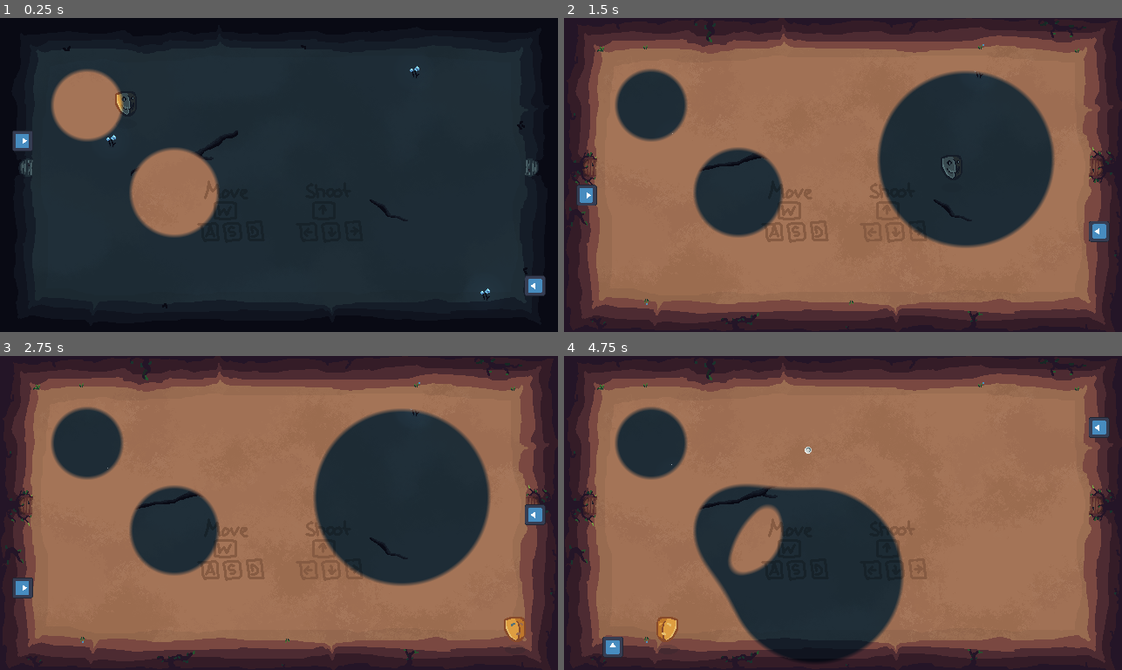
Above: before the commit, frames 1-4 (two rows, left to right).
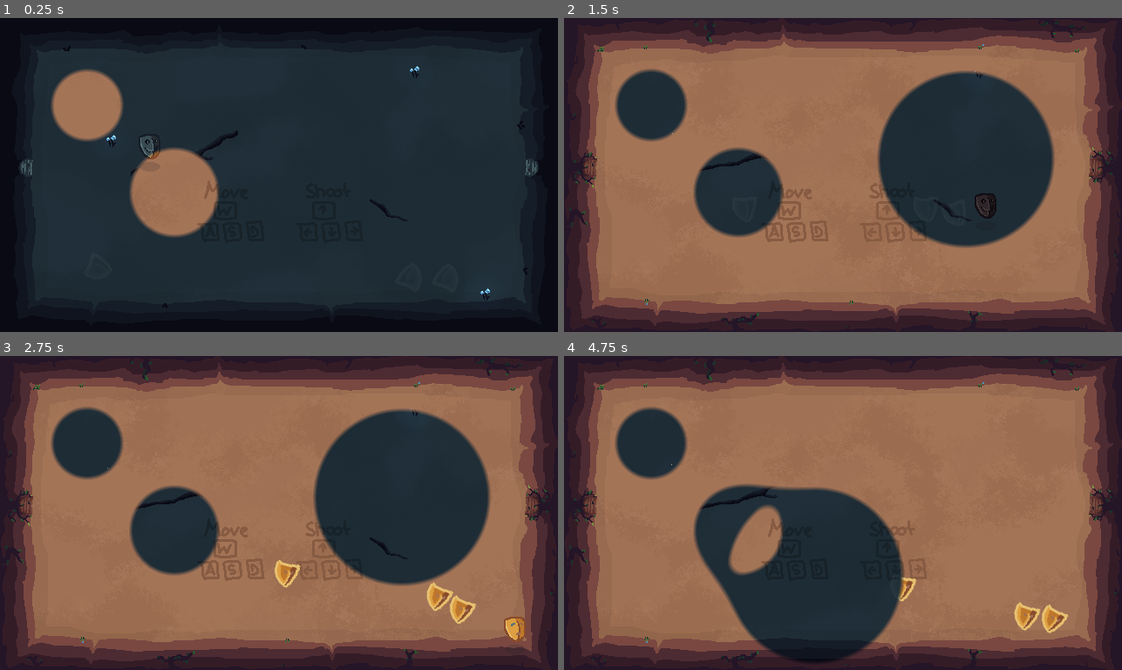
Above: after the commit, the same moments.

Repository: MarcelBlasius/Global-Game-Jam-2026
Game: Godot game, scene res://scenes/marcel/mbl_main_scene.tscn
Two runs of this game, one before a commit and one after it. Both use one fixed random seed, a clock stepped at 60 frames per second and the inputs below. This scene is started directly instead of the project's main scene. The engine's default icon, where the game draws it, is replaced by a stand-in: a white triangle on a blue panel in a dark square.
Inputs (mouse positions are in pixels of both pictures, inside the frame that each line leads up to):
- Up to frame 1 (0.25 s): no input
- Up to frame 2 (1.5 s): tap Enter at 0.5 s; move the mouse to (965, 159) at 0.52 s; hold D (right) 0.53-1.28 s; tap Shift at 0.6 s; click (965, 159) at 0.67 s; move the mouse to (731, 190) at 1.27 s; hold S (down) from 1.28 s (still down); tap Ctrl at 1.35 s
- Up to frame 3 (2.75 s): move the mouse to (334, 443) at 2.02 s; release S (down) at 2.03 s; hold D (right) from 2.03 s (still down); tap Shift at 2.1 s
- Up to frame 4 (4.75 s): move the mouse to (815, 575) at 2.77 s; release D (right) at 2.78 s; hold Up (shoot up) 2.78-3.53 s; tap Ctrl at 2.85, 4.35 s; click (815, 575) at 2.92 s; move the mouse to (1010, 560) at 3.52 s; hold A (left) from 3.53 s (still down); tap Shift at 3.6 s; move the mouse to (675, 465) at 4.27 s

The runs differ from the first frame. In frame 1, 0.7% of the frame differs, in the area x 2-98%, y 23-89%; in frame 2, 0.8%; in frame 3, 1.2%; in frame 4, 1.4%, in the area x 6-98%, y 19-96%.
Error before the commit: Cannot call method 'instantiate' on a null value. (res://scripts/manager.gd:40)

Commit message:
fixed animations

Diff:
--- a/spectra/scenes/marcel/mbl_main_scene.tscn
+++ b/spectra/scenes/marcel/mbl_main_scene.tscn
@@ -1,13 +1,13 @@
 [gd_scene format=3 uid="uid://c1vt8t3juonqk"]
 
-[ext_resource type="Script" uid="uid://bv22wqcqebdlm" path="res://scripts/set_textures.gd" id="1_s0cnc"]
-[ext_resource type="Script" uid="uid://c6ao6bkdykvyk" path="res://scripts/get_world.gd" id="2_c7luf"]
-[ext_resource type="PackedScene" uid="uid://cb235eerke4w2" path="res://scenes/bela/subviews/world_a.tscn" id="3_057vo"]
-[ext_resource type="Shader" uid="uid://d2s8gjwxai8qe" path="res://shaders/combine_textures.gdshader" id="4_2tqtb"]
-[ext_resource type="PackedScene" uid="uid://bv25mwaky7njn" path="res://scenes/silas/background.tscn" id="5_osq8b"]
-[ext_resource type="PackedScene" uid="uid://cvq60bc51xilo" path="res://scenes/player.tscn" id="6_o4ffv"]
-[ext_resource type="AudioStream" uid="uid://dt0jv8scmnscu" path="res://ressources/dark_theme.mp3" id="7_p08dl"]
-[ext_resource type="PackedScene" uid="uid://cp8s52c5gtk3a" path="res://scenes/traps/arrow_trap.tscn" id="9_57b7u"]
+[ext_resource type="Script" uid="uid://bv22wqcqebdlm" path="res://scripts/manager.gd" id="1_s0cnc"]
+[ext_resource type="PackedScene" uid="uid://cq3spk0xo0so8" path="res://scenes/enemies/enemy_two_worlds.tscn" id="2_c7luf"]
+[ext_resource type="Script" uid="uid://c6ao6bkdykvyk" path="res://scripts/get_world.gd" id="3_057vo"]
+[ext_resource type="PackedScene" uid="uid://cb235eerke4w2" path="res://scenes/bela/subviews/world_a.tscn" id="4_2tqtb"]
+[ext_resource type="Shader" uid="uid://d2s8gjwxai8qe" path="res://shaders/combine_textures.gdshader" id="5_osq8b"]
+[ext_resource type="PackedScene" uid="uid://bv25mwaky7njn" path="res://scenes/silas/background.tscn" id="6_o4ffv"]
+[ext_resource type="PackedScene" uid="uid://cvq60bc51xilo" path="res://scenes/player.tscn" id="7_p08dl"]
+[ext_resource type="AudioStream" uid="uid://dt0jv8scmnscu" path="res://ressources/dark_theme.mp3" id="8_bb6jp"]
 
 [sub_resource type="ViewportTexture" id="ViewportTexture_aeg00"]
 viewport_path = NodePath("Subview1")
@@ -28,6 +28,7 @@
 light_mask = 3
 visibility_layer = 3
 script = ExtResource("1_s0cnc")
+enemy_scene = ExtResource("2_c7luf")
 
 [node name="Camera2D" type="Camera2D" parent="." unique_id=941733479]
 offset = Vector2(320, 180)
@@ -73,21 +74,13 @@
 scale = Vector2(-640, 360)
 mesh = SubResource("QuadMesh_aeg00")
 
-[node name="Background" parent="." unique_id=250843349 instance=ExtResource("5_osq8b")]
+[node name="Background" parent="." unique_id=250843349 instance=ExtResource("6_o4ffv")]
+visible = false
 
-[node name="player" parent="." unique_id=472819889 instance=ExtResource("6_o4ffv")]
-position = Vector2(145, 105)
+[node name="player" parent="." unique_id=472819889 instance=ExtResource("7_p08dl")]
+position = Vector2(172, 154)
 
 [node name="DarkTheme" type="AudioStreamPlayer" parent="." unique_id=1238683811]
-stream = ExtResource("7_p08dl")
+stream = ExtResource("8_bb6jp")
 autoplay = true
 parameters/looping = true
-
-[node name="ArrowTrap" parent="." unique_id=494595754 instance=ExtResource("9_57b7u")]
-position = Vector2(26, 130)
-rotation = 1.5707964
-fire_rate = 3.0
-
-[node name="ArrowTrap2" parent="." unique_id=420388319 instance=ExtResource("9_57b7u")]
-position = Vector2(622, 318)
-fire_rate = 4.5
--- a/spectra/scenes/marcel/mbl_test.tscn
+++ b/spectra/scenes/marcel/mbl_test.tscn
@@ -1,20 +1,3 @@
 [gd_scene format=3 uid="uid://dpko8bnbrdw37"]
 
-[ext_resource type="PackedScene" uid="uid://bv25mwaky7njn" path="res://scenes/silas/background.tscn" id="1_wmcac"]
-[ext_resource type="PackedScene" uid="uid://cvq60bc51xilo" path="res://scenes/player.tscn" id="2_uh1qm"]
-[ext_resource type="AudioStream" uid="uid://dt0jv8scmnscu" path="res://ressources/dark_theme.mp3" id="3_6du11"]
-
-[node name="TestProportions" type="Node2D" unique_id=737991173]
-
-[node name="Background" parent="." unique_id=250843349 instance=ExtResource("1_wmcac")]
-
-[node name="player" parent="." unique_id=472819889 instance=ExtResource("2_uh1qm")]
-position = Vector2(316, 171)
-speed = 200
-
-[node name="Camera2D" type="Camera2D" parent="." unique_id=916459579]
-offset = Vector2(320, 180)
-
-[node name="DarkTheme" type="AudioStreamPlayer" parent="." unique_id=1923093043]
-stream = ExtResource("3_6du11")
-autoplay = true
+[node name="sprite1_z_index = 20sprite2_z_index = 20" type="Node2D" unique_id=2137849416]
--- a/spectra/scenes/marcel/mbl_test_scene.tscn
+++ /dev/null
@@ -1,18 +0,0 @@
-[gd_scene format=3 uid="uid://irbacu5rycqm"]
-
-[ext_resource type="PackedScene" uid="uid://cvq60bc51xilo" path="res://scenes/player.tscn" id="1_v80g3"]
-[ext_resource type="PackedScene" uid="uid://b25wp58kkbixo" path="res://scenes/enemies/chaser.tscn" id="2_ipayf"]
-[ext_resource type="AudioStream" uid="uid://dt0jv8scmnscu" path="res://ressources/dark_theme.mp3" id="3_ipayf"]
-
-[node name="MblTestScene" type="Node2D" unique_id=322031435]
-
-[node name="player" parent="." unique_id=472819889 instance=ExtResource("1_v80g3")]
-position = Vector2(204, 166)
-
-[node name="Camera2D" type="Camera2D" parent="." unique_id=1884969796]
-
-[node name="enemy" parent="." unique_id=1170387137 instance=ExtResource("2_ipayf")]
-
-[node name="DarkTheme" type="AudioStreamPlayer" parent="." unique_id=1016507782]
-stream = ExtResource("3_ipayf")
-autoplay = true
--- a/spectra/scenes/player.tscn
+++ b/spectra/scenes/player.tscn
@@ -22,35 +22,60 @@
 tracks/0/type = "value"
 tracks/0/imported = false
 tracks/0/enabled = true
-tracks/0/path = NodePath("World1/Sprite2D:position")
-tracks/0/interp = 1
-tracks/0/loop_wrap = true
-tracks/0/keys = {
-"times": PackedFloat32Array(0),
-"transitions": PackedFloat32Array(1),
-"update": 0,
-"values": [Vector2(0, 0)]
-}
-tracks/1/type = "value"
-tracks/1/imported = false
-tracks/1/enabled = true
-tracks/1/path = NodePath("World1/Sprite2D:texture")
-tracks/1/interp = 1
-tracks/1/loop_wrap = true
-tracks/1/keys = {
+tracks/0/path = NodePath("World1/Sprite2D:texture")
+tracks/0/interp = 1
+tracks/0/loop_wrap = true
+tracks/0/keys = {
 "times": PackedFloat32Array(0),
 "transitions": PackedFloat32Array(1),
 "update": 1,
 "values": [ExtResource("6_fjrip")]
 }
 
-[sub_resource type="Animation" id="Animation_dqkch"]
+[sub_resource type="Animation" id="Animation_qlg0r"]
+resource_name = "walk_left"
+tracks/0/type = "value"
+tracks/0/imported = false
+tracks/0/enabled = true
+tracks/0/path = NodePath("World1/Sprite2D:texture")
+tracks/0/interp = 1
+tracks/0/loop_wrap = true
+tracks/0/keys = {
+"times": PackedFloat32Array(0),
+"transitions": PackedFloat32Array(1),
+"update": 1,
+"values": [ExtResource("6_smehm")]
+}
+
+[sub_resource type="Animation" id="Animation_tuyoq"]
+resource_name = "walk_right"
+tracks/0/type = "value"
+tracks/0/imported = false
+tracks/0/enabled = true
+tracks/0/path = NodePath("World1/Sprite2D:texture")
+tracks/0/interp = 1
+tracks/0/loop_wrap = true
+tracks/0/keys = {
+"times": PackedFloat32Array(0),
+"transitions": PackedFloat32Array(1),
+"update": 1,
+"values": [ExtResource("6_fjrip")]
+}
+
+[sub_resource type="AnimationLibrary" id="AnimationLibrary_fjrip"]
+_data = {
+&"RESET": SubResource("Animation_qhqgy"),
+&"walk_left": SubResource("Animation_qlg0r"),
+&"walk_right": SubResource("Animation_tuyoq")
+}
+
+[sub_resource type="Animation" id="Animation_smehm"]
 resource_name = "shoot_animation"
 length = 0.3
 tracks/0/type = "value"
 tracks/0/imported = false
 tracks/0/enabled = true
-tracks/0/path = NodePath("World1/Sprite2D:position")
+tracks/0/path = NodePath("Sprite2D:position")
 tracks/0/interp = 1
 tracks/0/loop_wrap = true
 tracks/0/keys = {
@@ -60,42 +85,9 @@
 "values": [Vector2(0, 0), Vector2(-10, 0), Vector2(0, 0)]
 }
 
-[sub_resource type="Animation" id="Animation_qlg0r"]
-resource_name = "walk_left"
-tracks/0/type = "value"
-tracks/0/imported = false
-tracks/0/enabled = true
-tracks/0/path = NodePath("World1/Sprite2D:texture")
-tracks/0/interp = 1
-tracks/0/loop_wrap = true
-tracks/0/keys = {
-"times": PackedFloat32Array(0),
-"transitions": PackedFloat32Array(1),
-"update": 1,
-"values": [ExtResource("6_smehm")]
-}
-
-[sub_resource type="Animation" id="Animation_tuyoq"]
-resource_name = "walk_right"
-tracks/0/type = "value"
-tracks/0/imported = false
-tracks/0/enabled = true
-tracks/0/path = NodePath("World1/Sprite2D:texture")
-tracks/0/interp = 1
-tracks/0/loop_wrap = true
-tracks/0/keys = {
-"times": PackedFloat32Array(0),
-"transitions": PackedFloat32Array(1),
-"update": 1,
-"values": [ExtResource("6_fjrip")]
-}
-
-[sub_resource type="AnimationLibrary" id="AnimationLibrary_fjrip"]
-_data = {
-&"RESET": SubResource("Animation_qhqgy"),
-&"shoot_animation": SubResource("Animation_dqkch"),
-&"walk_left": SubResource("Animation_qlg0r"),
-&"walk_right": SubResource("Animation_tuyoq")
+[sub_resource type="AnimationLibrary" id="AnimationLibrary_ur7pv"]
+_data = {
+&"shoot_animation": SubResource("Animation_smehm")
 }
 
 [sub_resource type="Animation" id="Animation_fjrip"]
@@ -104,29 +96,54 @@
 tracks/0/type = "value"
 tracks/0/imported = false
 tracks/0/enabled = true
-tracks/0/path = NodePath("Sprite2D:position")
-tracks/0/interp = 1
-tracks/0/loop_wrap = true
-tracks/0/keys = {
-"times": PackedFloat32Array(0),
-"transitions": PackedFloat32Array(1),
-"update": 0,
-"values": [Vector2(0, 0)]
-}
-tracks/1/type = "value"
-tracks/1/imported = false
-tracks/1/enabled = true
-tracks/1/path = NodePath("Sprite2D:texture")
-tracks/1/interp = 1
-tracks/1/loop_wrap = true
-tracks/1/keys = {
+tracks/0/path = NodePath("Sprite2D:texture")
+tracks/0/interp = 1
+tracks/0/loop_wrap = true
+tracks/0/keys = {
 "times": PackedFloat32Array(0),
 "transitions": PackedFloat32Array(1),
 "update": 1,
 "values": [ExtResource("6_tuyoq")]
 }
 
-[sub_resource type="Animation" id="Animation_smehm"]
+[sub_resource type="Animation" id="Animation_ur7pv"]
+resource_name = "walk_left"
+tracks/0/type = "value"
+tracks/0/imported = false
+tracks/0/enabled = true
+tracks/0/path = NodePath("Sprite2D:texture")
+tracks/0/interp = 1
+tracks/0/loop_wrap = true
+tracks/0/keys = {
+"times": PackedFloat32Array(0),
+"transitions": PackedFloat32Array(1),
+"update": 1,
+"values": [ExtResource("5_qlg0r")]
+}
+
+[sub_resource type="Animation" id="Animation_y4r1p"]
+resource_name = "walk_right"
+tracks/0/type = "value"
+tracks/0/imported = false
+tracks/0/enabled = true
+tracks/0/path = NodePath("Sprite2D:texture")
+tracks/0/interp = 1
+tracks/0/loop_wrap = true
+tracks/0/keys = {
+"times": PackedFloat32Array(0),
+"transitions": PackedFloat32Array(1),
+"update": 1,
+"values": [ExtResource("6_tuyoq")]
+}
+
+[sub_resource type="AnimationLibrary" id="AnimationLibrary_d2wvv"]
+_data = {
+&"RESET": SubResource("Animation_fjrip"),
+&"walk_left": SubResource("Animation_ur7pv"),
+&"walk_right": SubResource("Animation_y4r1p")
+}
+
+[sub_resource type="Animation" id="Animation_d2wvv"]
 resource_name = "shoot_animation"
 length = 0.3
 tracks/0/type = "value"
@@ -142,42 +159,9 @@
 "values": [Vector2(0, 0), Vector2(-10, 0), Vector2(0, 0)]
 }
 
-[sub_resource type="Animation" id="Animation_ur7pv"]
-resource_name = "walk_left"
-tracks/0/type = "value"
-tracks/0/imported = false
-tracks/0/enabled = true
-tracks/0/path = NodePath("Sprite2D:texture")
-tracks/0/interp = 1
-tracks/0/loop_wrap = true
-tracks/0/keys = {
-"times": PackedFloat32Array(0),
-"transitions": PackedFloat32Array(1),
-"update": 1,
-"values": [ExtResource("5_qlg0r")]
-}
-
-[sub_resource type="Animation" id="Animation_y4r1p"]
-resource_name = "walk_right"
-tracks/0/type = "value"
-tracks/0/imported = false
-tracks/0/enabled = true
-tracks/0/path = NodePath("Sprite2D:texture")
-tracks/0/interp = 1
-tracks/0/loop_wrap = true
-tracks/0/keys = {
-"times": PackedFloat32Array(0),
-"transitions": PackedFloat32Array(1),
-"update": 1,
-"values": [ExtResource("6_tuyoq")]
-}
-
-[sub_resource type="AnimationLibrary" id="AnimationLibrary_d2wvv"]
-_data = {
-&"RESET": SubResource("Animation_fjrip"),
-&"shoot_animation": SubResource("Animation_smehm"),
-&"walk_left": SubResource("Animation_ur7pv"),
-&"walk_right": SubResource("Animation_y4r1p")
+[sub_resource type="AnimationLibrary" id="AnimationLibrary_jej6c"]
+_data = {
+&"shoot_animation": SubResource("Animation_d2wvv")
 }
 
 [node name="player" type="CharacterBody2D" unique_id=472819889 groups=["player"]]
@@ -204,6 +188,9 @@
 root_node = NodePath("../..")
 libraries/ = SubResource("AnimationLibrary_fjrip")
 
+[node name="RecoilPlayer" type="AnimationPlayer" parent="World1" unique_id=1708795454]
+libraries/ = SubResource("AnimationLibrary_ur7pv")
+
 [node name="World2" type="Node2D" parent="." unique_id=1666204658]
 
 [node name="Sprite2D" type="Sprite2D" parent="World2" unique_id=1877342297]
@@ -215,6 +202,9 @@
 [node name="AnimationPlayer" type="AnimationPlayer" parent="World2" unique_id=1961267727]
 libraries/ = SubResource("AnimationLibrary_d2wvv")
 
+[node name="RecoilPlayer" type="AnimationPlayer" parent="World2" unique_id=1616741487]
+libraries/ = SubResource("AnimationLibrary_jej6c")
+
 [node name="InvincibilityTimer" type="Timer" parent="." unique_id=1796086557]
 wait_time = 0.25
 one_shot = true
--- a/spectra/scripts/player.gd
+++ b/spectra/scripts/player.gd
@@ -9,6 +9,8 @@
 
 @onready var anim_player1 : AnimationPlayer = $World1/AnimationPlayer
 @onready var anim_player2 : AnimationPlayer = $World2/AnimationPlayer
+@onready var recoil_player1: AnimationPlayer = $World1/RecoilPlayer
+@onready var recoil_player2: AnimationPlayer = $World2/RecoilPlayer
 var knockback_velocity: Vector2 = Vector2.ZERO
 
 var view1 : Node;
@@ -116,8 +118,8 @@
 	spriteParent2.rotation = angle
 	sprite2.rotation = -angle
 
-	anim_player1.play("shoot_animation")
-	anim_player2.play("shoot_animation")
+	recoil_player1.play("shoot_animation")
+	recoil_player2.play("shoot_animation")
 
 func spawn_bullet(dir: Vector2, offset: Vector2):
 	play_shoot_animation(dir)
Not shown: 2 places in spectra/scenes/marcel/mbl_main_scene.tscn that only renumber resources
Not shown: 1 places in spectra/scenes/silas/background.tscn that only renumber resources
